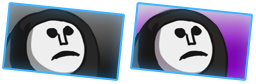
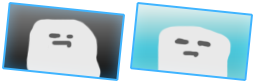
Layer changes from the first 256x84 image to the second:
added layer "レイヤー 2" in group "グループ 1 のコピー" over bbox(48, 24, 232, 78)
hid "グループ 1" (1st of 2, in "グループ 1 のコピー") over bbox(132, 7, 229, 78)
added layer "レイヤー 1" in group "グループ 1" over bbox(25, 18, 102, 78)
hid "グループ 1 のコピー 2" over bbox(4, 8, 101, 78)
